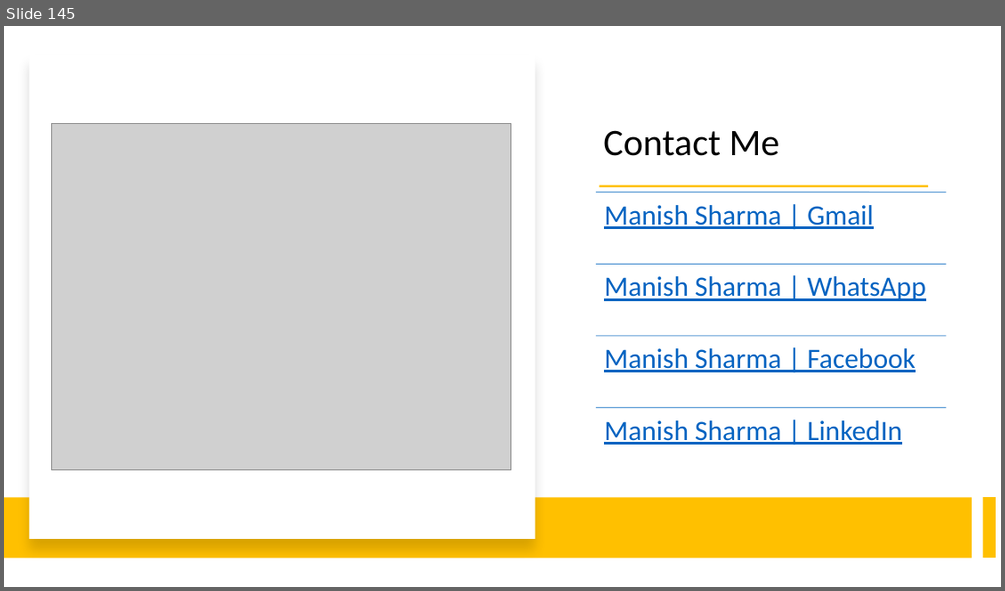
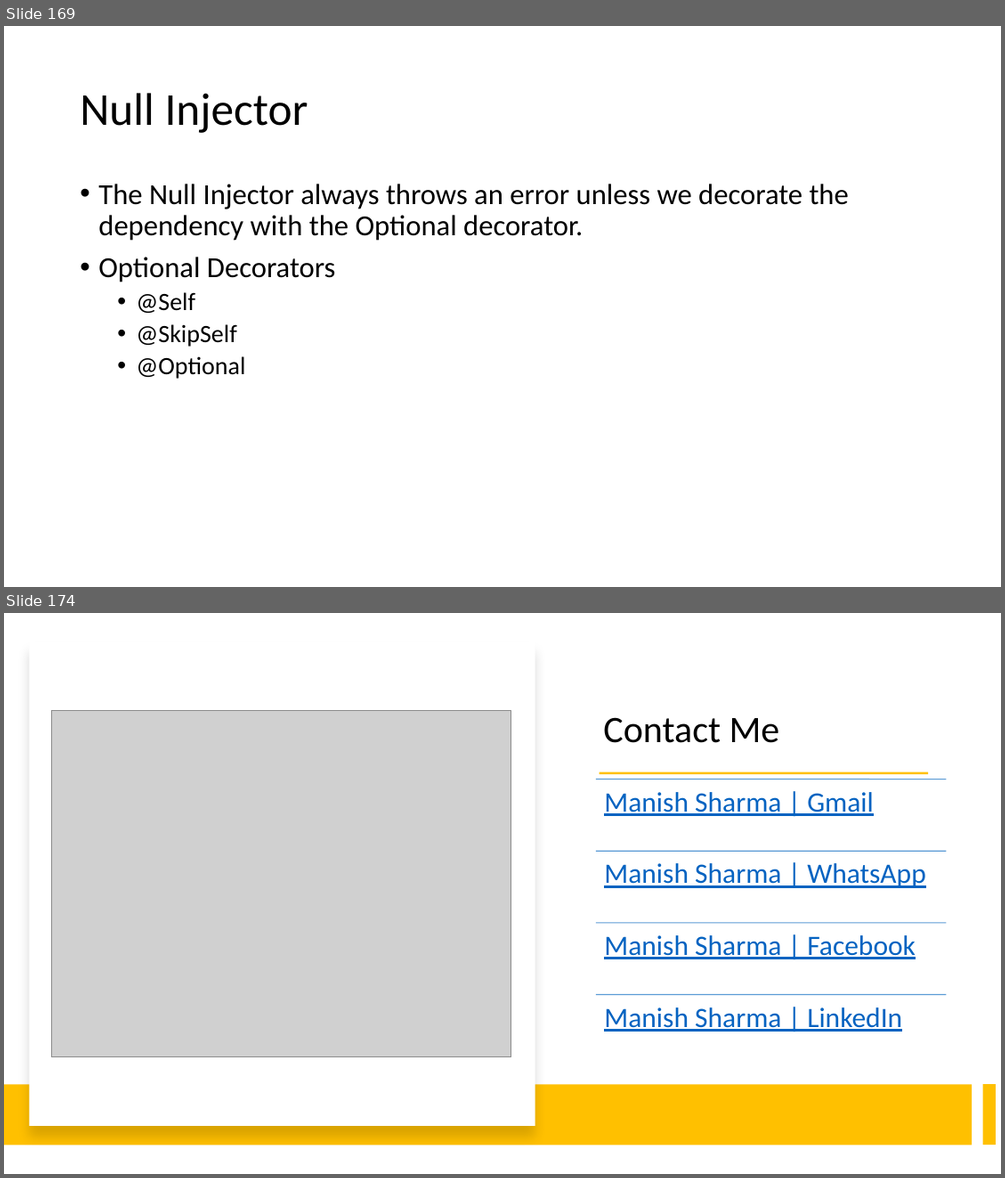
Before and after one commit to explore-with-manish/BFL_Byte_Jul23, a slide deck: Ng-Byte.pptx. Shown one above the other, each under a label of ours: slide 145 before the commit, slides 169 and 174 after it; the slides between them are not shown. The pictures are 1005x591 and 1005x1178 pixels, drawn with LibreOffice and Linux fonts; fonts in the diff are those of the drawing; grey boxes stand for pictures. Boxes give left, top, right and bottom in pixels: in the first picture for what was removed or moved away, otherwise in the second. Text is boxed around its words. In the diff, an @@ line names an element or a change of style, - is before the commit and + after.

```diff
--- a/Ng-Byte.pptx
+++ b/Ng-Byte.pptx
@@ slide 169 added at box(4, 26, 1001, 587), background #FFFFFF @@
@@ title added at box(80, 93, 308, 133), 44 pt, text #000000 @@
+Null Injector
@@ text added at box(98, 184, 849, 378), 28 pt, text #000000 @@
+• The Null Injector always throws an error unless we decorate the dependency with the Optional decorator.
+• Optional Decorators
+  • @Self
+  • @SkipSelf
+  • @Optional
@@ what was slide 145 is now slide 174 @@
```
Also in this commit, not shown: 28 other slides added.
